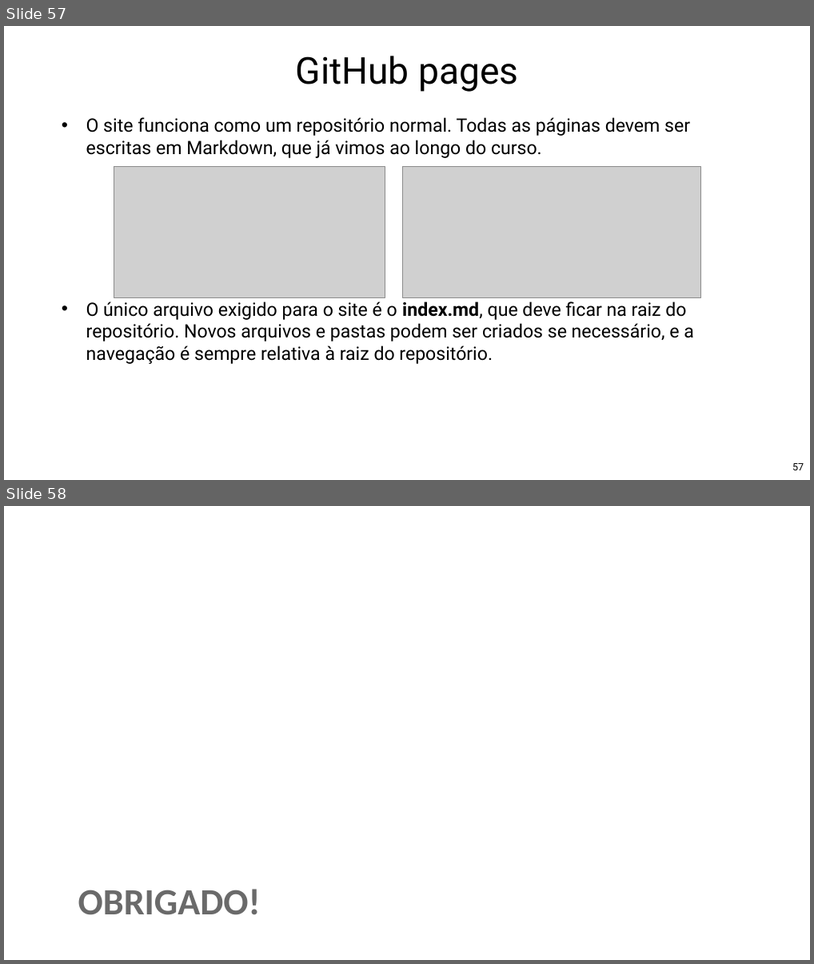
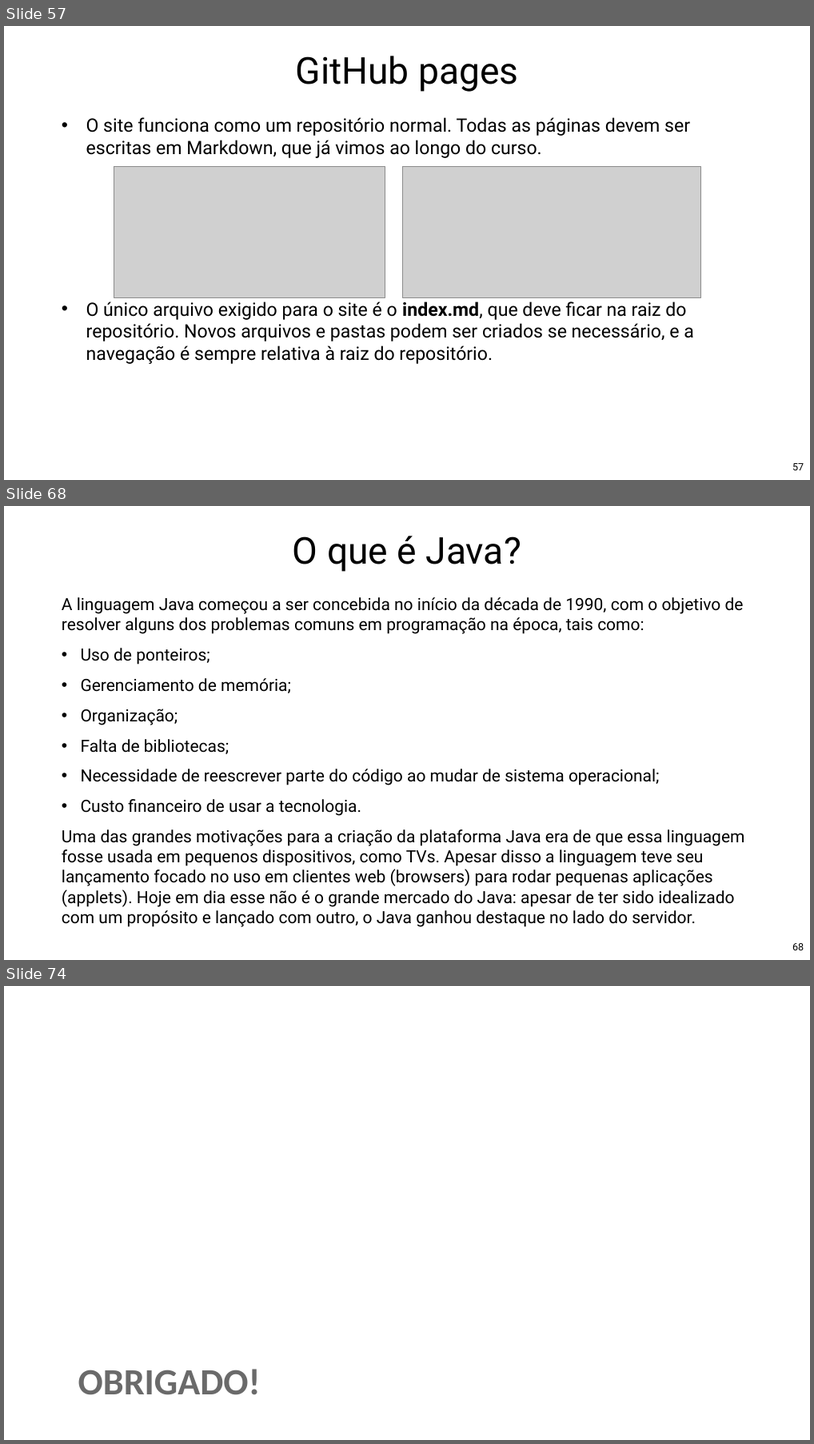
Before and after one commit to Pedrorocha13/2021.1-progoo, a slide deck: materiais/slides.pptx. Shown one above the other, each under a label of ours: slides 57 and 58 before the commit, slides 57, 68 and 74 after it; the slides between them are not shown. The pictures are 814x964 and 814x1444 pixels, drawn with LibreOffice and Linux fonts; fonts in the diff are those of the drawing; grey boxes stand for pictures; background and template pictures are left out. Boxes give left, top, right and bottom in pixels: in the first picture for what was removed or moved away, otherwise in the second. Text is boxed around its words. In the diff, an @@ line names an element or a change of style, - is before the commit and + after.

```diff
--- a/materiais/slides.pptx
+++ b/materiais/slides.pptx
@@ slide 68 added at (x1=4, y1=506, x2=810, y2=960), background picture (left out) @@
@@ title added at (x1=293, y1=536, x2=522, y2=572), 88 pt, text #000000 @@
+O que é Java?
@@ text added at (x1=62, y1=597, x2=746, y2=927), 40 pt, text #000000 @@
+A linguagem Java começou a ser concebida no início da década de 1990, com o objetivo de resolver alguns dos problemas comuns em programação na época, tais como:
+• Uso de ponteiros;
+• Gerenciamento de memória;
+• Organização;
+• Falta de bibliotecas;
+• Necessidade de reescrever parte do código ao mudar de sistema operacional;
+• Custo financeiro de usar a tecnologia.
+Uma das grandes motivações para a criação da plataforma Java era de que essa linguagem fosse usada em pequenos dispositivos, como TVs. Apesar disso a linguagem teve seu lançamento focado no uso em clientes web (browsers) para rodar pequenas aplicações (applets). Hoje em dia esse não é o grande mercado do Java: apesar de ter sido idealizado com um propósito e lançado com outro, o Java ganhou destaque no lado do servidor.
@@ page number added at (x1=793, y1=943, x2=804, y2=950), 24 pt, text #000000 @@
+68
@@ what was slide 58 is now slide 74 @@
```
Also in this commit, not shown: 1 slide changed, 15 other slides added.
